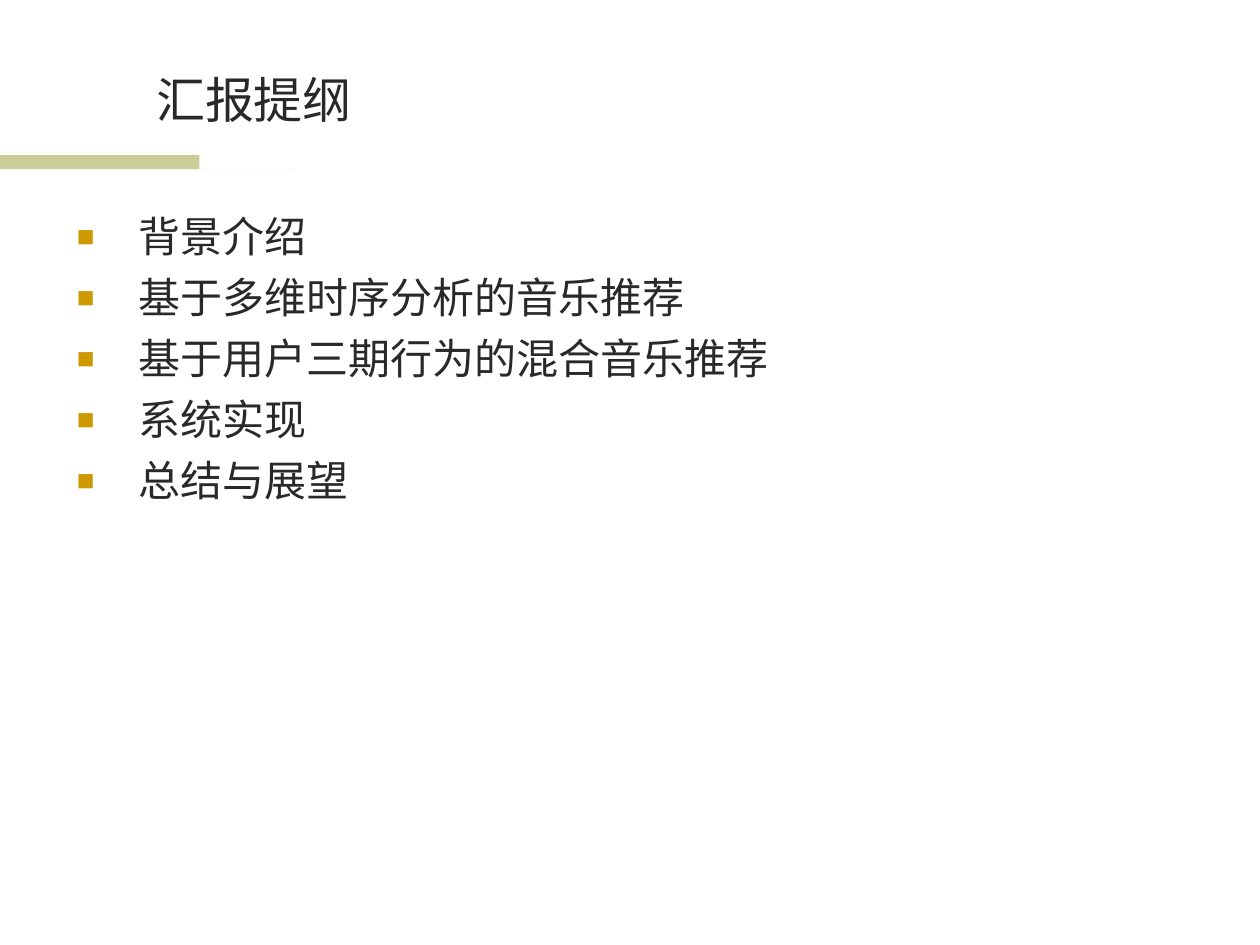
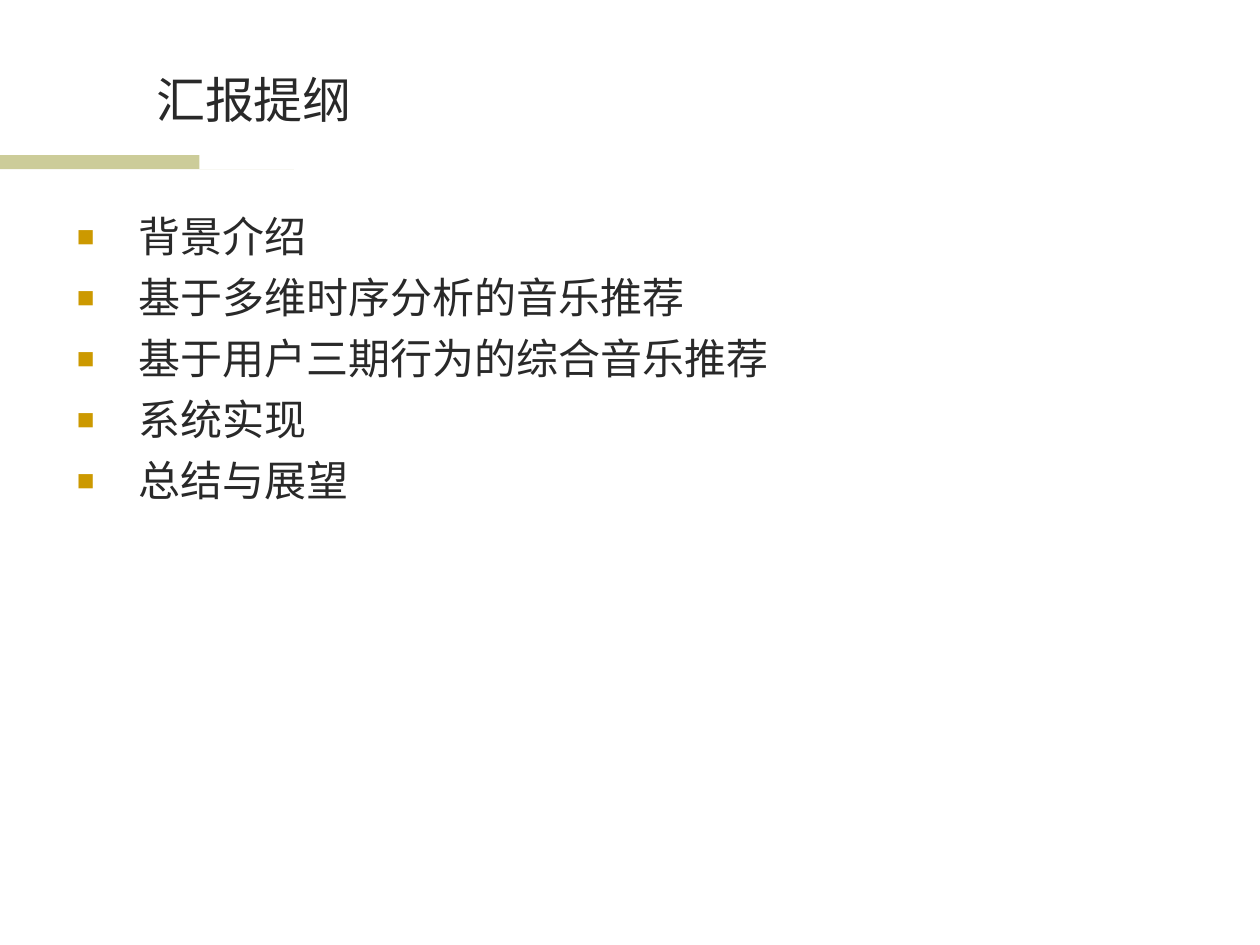
Before and after one commit to wwssttt/NJUThesis, a slide deck: slide 2 of ppt/一种基于时间序列分析的个性化音乐推荐系统及其实现.ppt. Drawn at 1260x945 pixels with LibreOffice and Linux fonts; fonts in the diff are those of the drawing; background and template pictures are left out. Boxes give left, top, right and bottom in pixels: in the first picture for what was removed or moved away, otherwise in the second. Text is boxed around its words. In the diff, an @@ line names an element or a change of style, - is before the commit and + after.

```diff
--- a/ppt/一种基于时间序列分析的个性化音乐推荐系统及其实现.ppt
+++ b/ppt/一种基于时间序列分析的个性化音乐推荐系统及其实现.ppt
@@ text at [139, 338, 769, 378]: text changed @@
-■ 基于用户三期行为的混合音乐推荐
+■ 基于用户三期行为的综合音乐推荐
```
Also in this commit, not shown: 13 other slides changed, 1 slide added.
